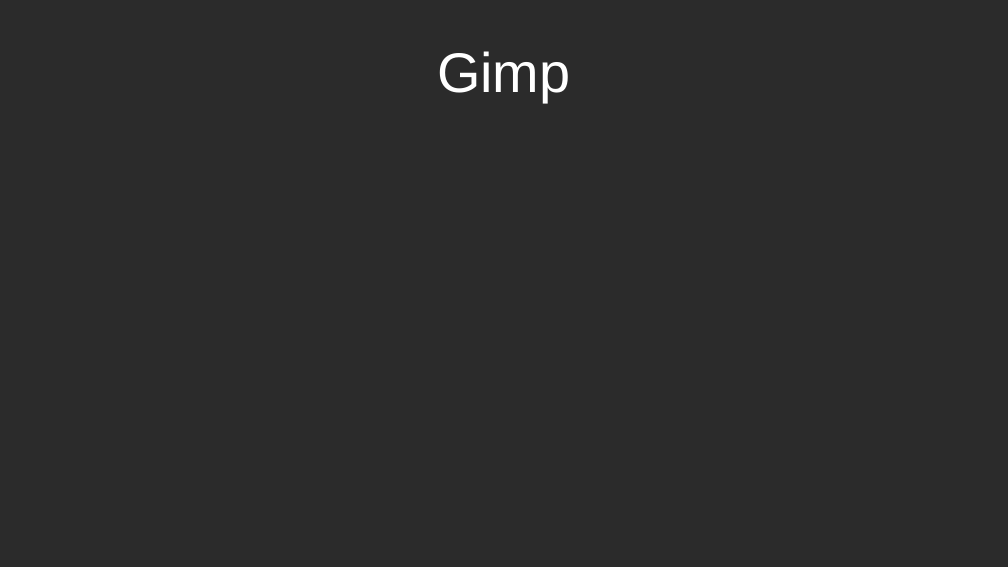
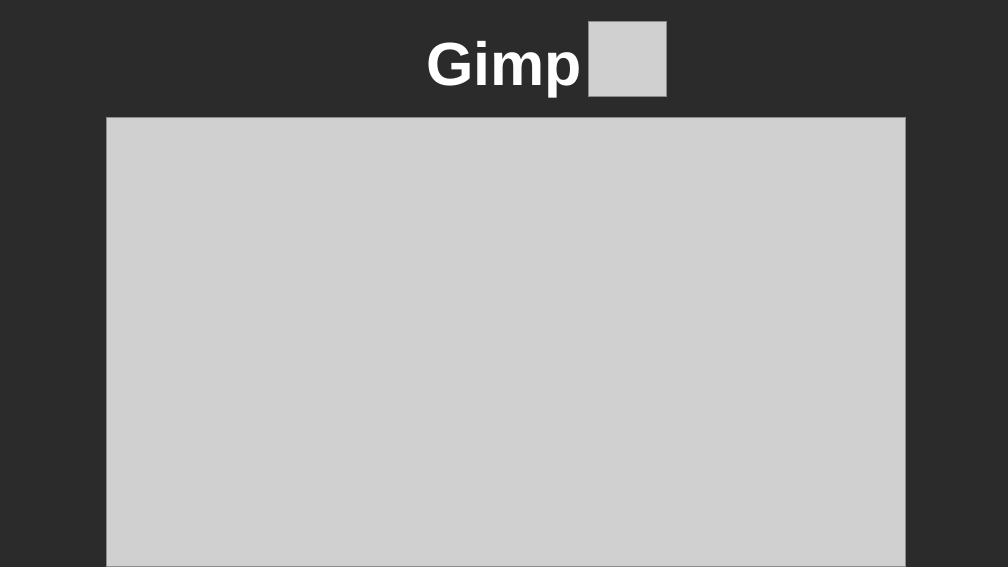
Before and after one commit to Gabi-Zar/The-Last-Aborigene, a slide deck: slide 6 of assets/diapo/diapo.odp. Drawn at 1008x567 pixels with LibreOffice and Linux fonts; fonts in the diff are those of the drawing; grey boxes stand for pictures; background and template pictures are left out; a plain dark background stands for a picture behind light text. Boxes give left, top, right and bottom in pixels: in the first picture for what was removed or moved away, otherwise in the second. Text is boxed around its words. In the diff, an @@ line names an element or a change of style, - is before the commit and + after.

```diff
--- a/assets/diapo/diapo.odp
+++ b/assets/diapo/diapo.odp
@@ title "Gimp": place and size @@
-title "Gimp" at [437, 51, 570, 102]
+title "Gimp" at [426, 41, 582, 96]
@@ title "Gimp" at [426, 41, 582, 96]: size 44 to 48 pt, bold on @@
@@ picture added at [589, 22, 667, 97] @@
@@ picture added at [106, 117, 906, 567] @@
```
Also in this commit, not shown: 5 other slides changed, 5 slides added, 2 other files.
